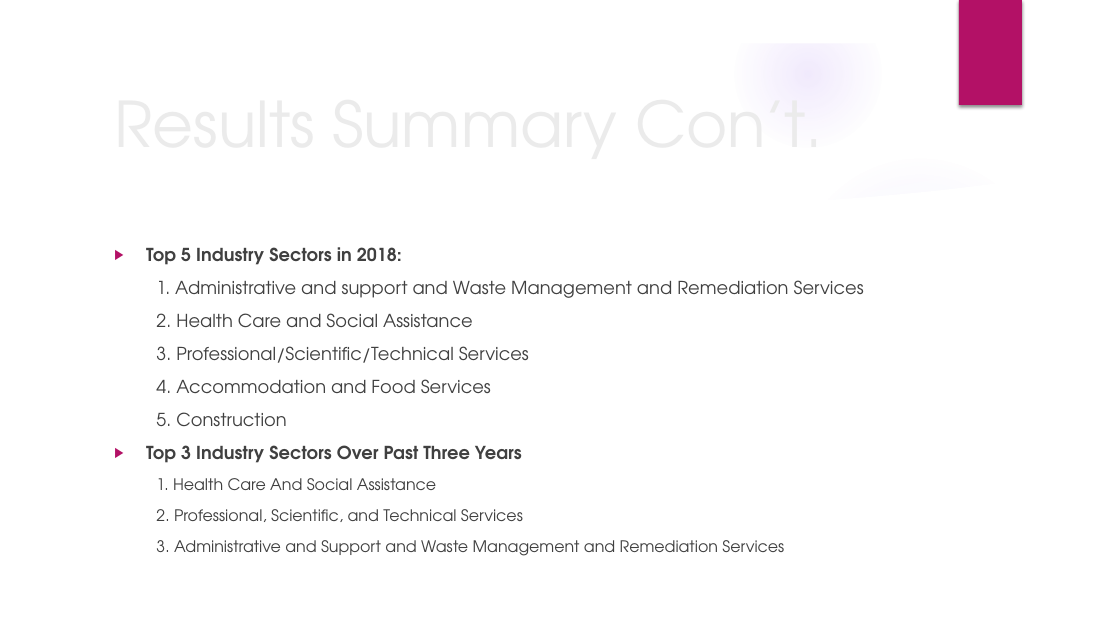
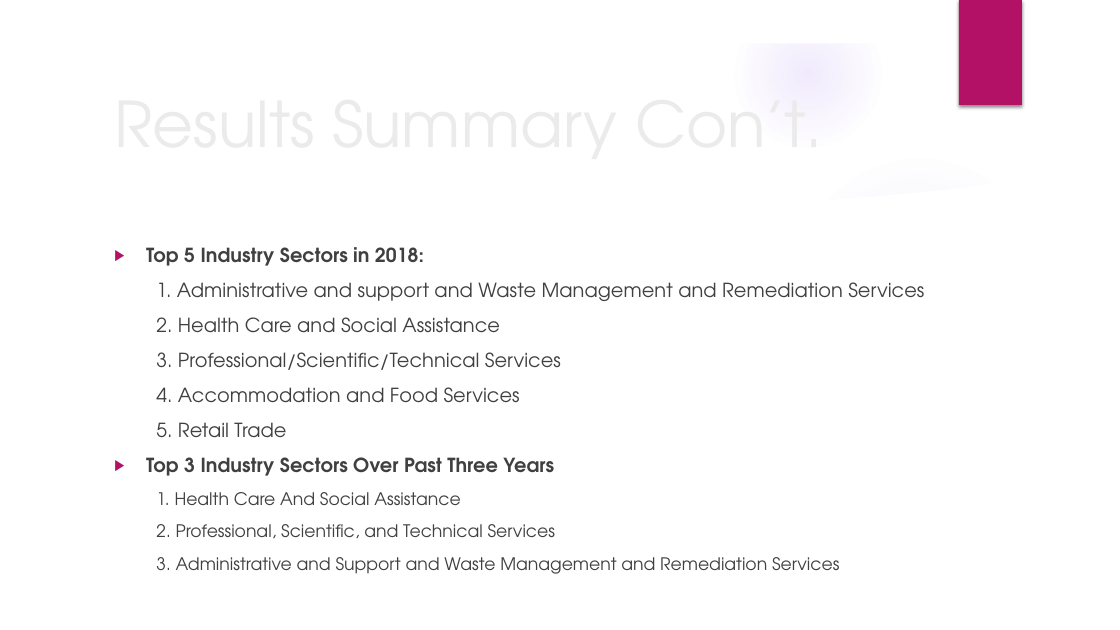
Before and after one commit to janolos/Team-WIB, a slide deck: slide 20 of Women In Business Presentation.pptx. Drawn at 1120x630 pixels with LibreOffice and Linux fonts; fonts in the diff are those of the drawing; background and template pictures are left out. Boxes give left, top, right and bottom in pixels: in the first picture for what was removed or moved away, otherwise in the second. Text is boxed around its words. In the diff, an @@ line names an element or a change of style, - is before the commit and + after.

```diff
--- a/Women In Business Presentation.pptx
+++ b/Women In Business Presentation.pptx
@@ text at <box>146,247,924,574</box>: size 15.3 to 16.6 pt in "Top 5 Industry Sectors in 2018:", "1. Administrative and support and Waste Management ...", "2. Health Care and Social Assistance", "3. Professional/Scientific/Technical Services" and 2 more places; size 13.6 to 14.8 pt in "1. Health Care And Social Assistance", "2. Professional, Scientific, and Technical Services", "3. Administrative and Support and Waste Management ..." @@
@@ text at <box>156,422,286,438</box>: text changed; size 15.3 to 16.6 pt @@
-5. Construction
+5. Retail Trade
```
Also in this commit, not shown: 7 other slides changed, 4 slides added, 1 slide removed.
